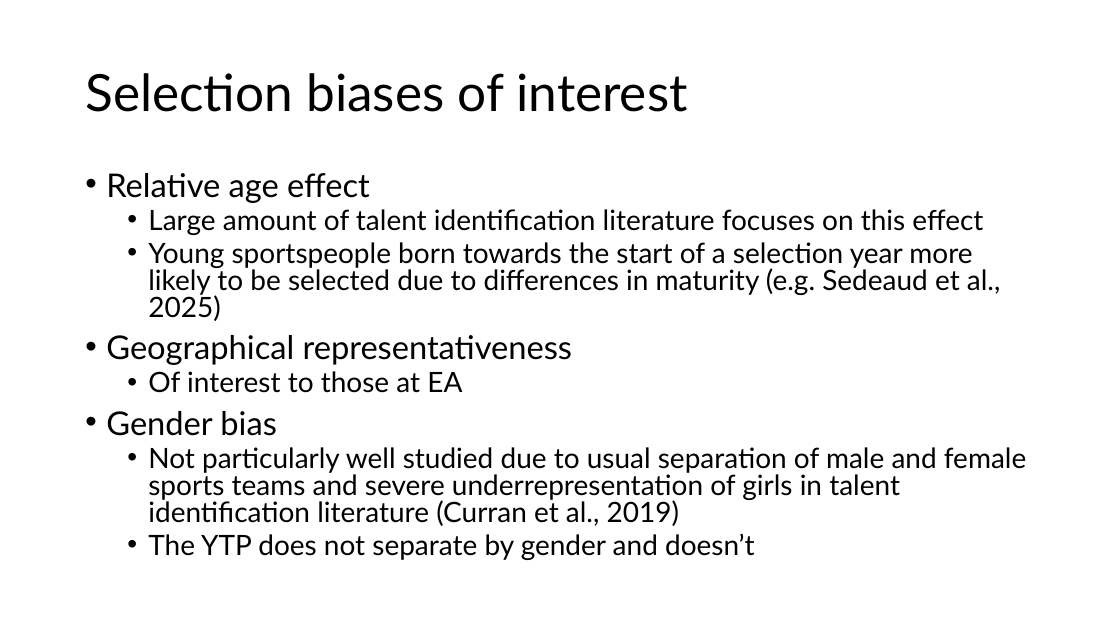
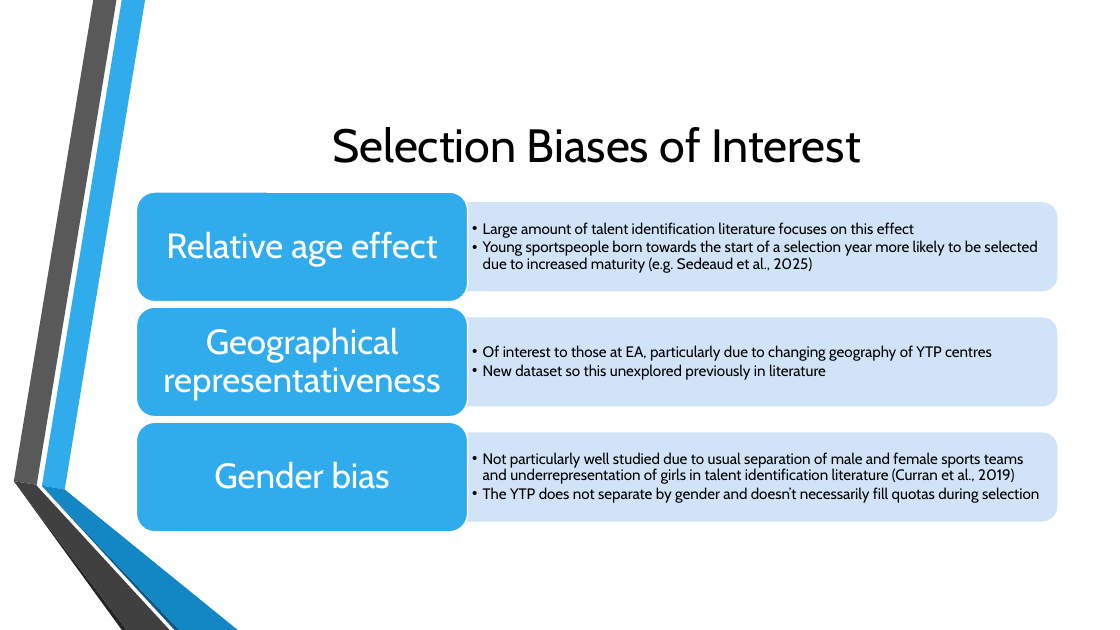
Before and after one commit to LizMarsh900/MTHM504, a slide deck: slide 3 of midpoint_slides.pptx. Drawn at 1120x630 pixels with LibreOffice and Linux fonts; fonts in the diff are those of the drawing; background and template pictures are left out. Boxes give left, top, right and bottom in pixels: in the first picture for what was removed or moved away, otherwise in the second. Text is boxed around its words. In the diff, an @@ line names an element or a change of style, - is before the commit and + after.

```diff
--- a/midpoint_slides.pptx
+++ b/midpoint_slides.pptx
@@ title at [332,127,861,163]: text changed; size 44 to 40 pt; font Lato to Cabin @@
-Selection biases of interest
+Selection Biases of Interest
@@ text removed at [106,173,1026,560] @@
-• Relative age effect
-  • Large amount of talent identification literature focuses on this effect
-  • Young sportspeople born towards the start of a selection year more likely to be selected due to differences in maturity (e.g. Sedeaud et al., 2025)
-• Geographical representativeness
-  • Of interest to those at EA
-• Gender bias
-  • Not particularly well studied due to usual separation of male and female sports teams and severe underrepresentation of girls in talent identification literature (Curran et al., 2019)
-  • The YTP does not separate by gender and doesn’t
@@ group added at [136,192,1057,532]: 6 texts, 3 round same rects, 3 rounded rectangles @@
+  • Large amount of talent identification literature focuses on this effect
+  • Young sportspeople born towards the start of a selection year more likely to be selected due to increased maturity (e.g. Sedeaud et al., 2025)
+Relative age effect
+  • Of interest to those at EA, particularly due to changing geography of YTP centres
+  • New dataset so this unexplored previously in literature
+Geographical representativeness
+  • Not particularly well studied due to usual separation of male and female sports teams and underrepresentation of girls in talent identification literature (Curran et al., 2019)
+  • The YTP does not separate by gender and doesn’t necessarily fill quotas during selection
+Gender bias
@@ group added at [13,0,238,630]: 6 freeform shapes @@
```
Also in this commit, not shown: 2 other slides changed, 2 slides added, 1 slide removed.
